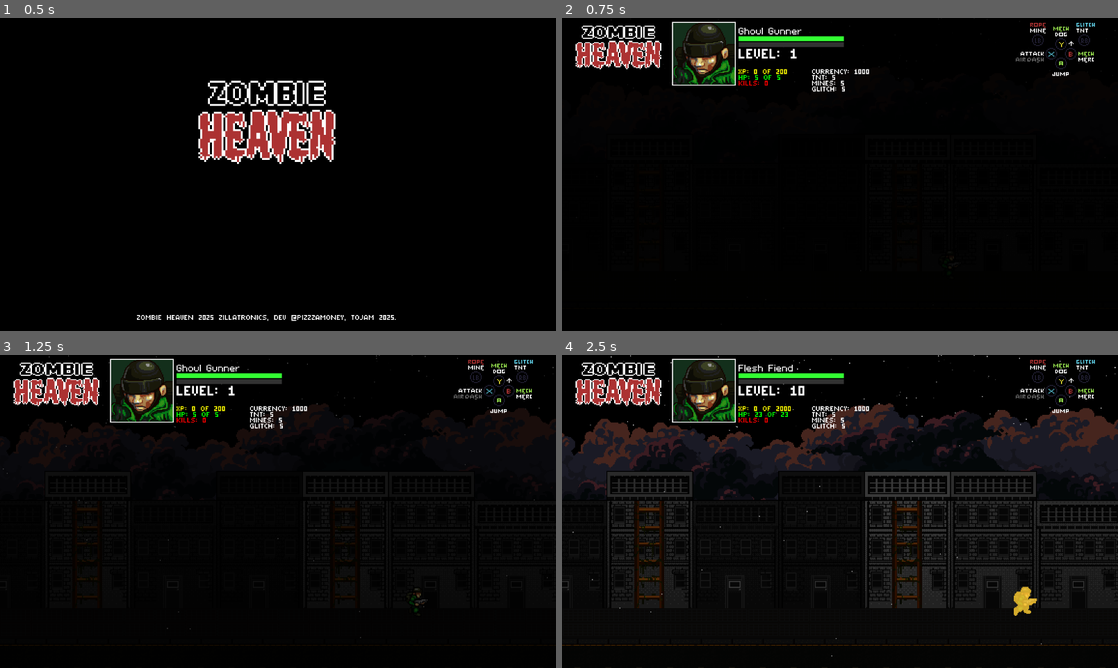
Above: before the commit, frames 1-4 (two rows, left to right).
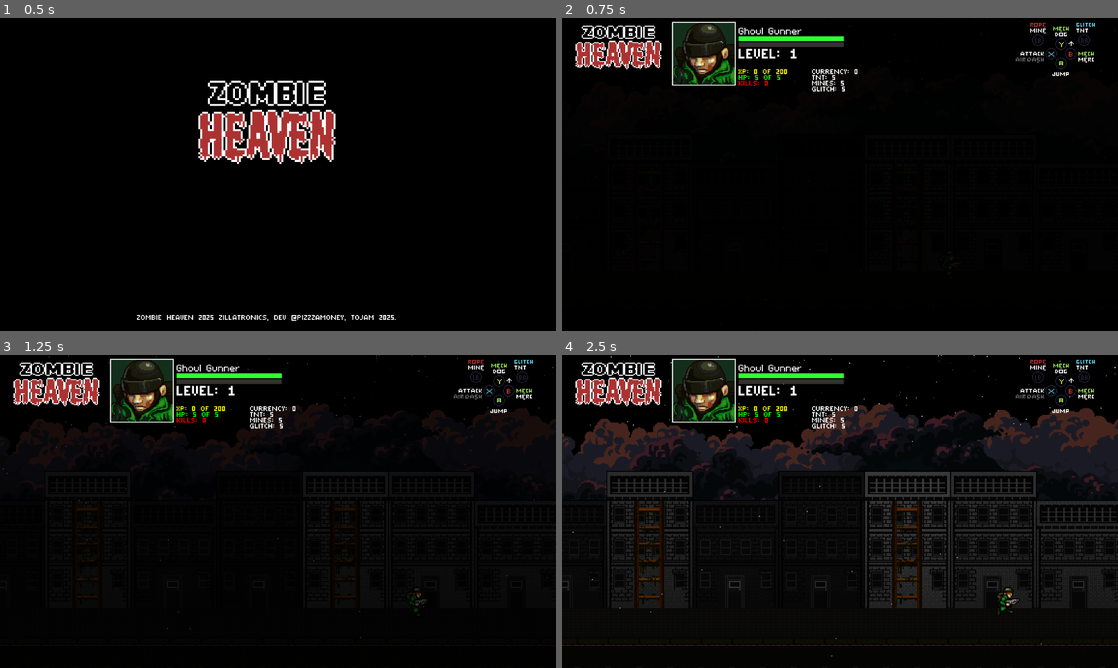
Above: after the commit, the same moments.

Repository: Tekknobot/ZombieSlug
Game: Godot game, scene res://Scenes/Titlescreen.tscn
The game is run twice, just before and just after one commit, with the same random seed, the same clock (stepped at 60 frames per second) and the same inputs.
Inputs:
- Up to frame 1 (0.5 s): no input
- Up to frame 2 (0.75 s): tap Enter (ui_accept) at 0.5 s; hold Right (ui_right) from 0.53 s (still down)
- Up to frame 3 (1.25 s): keep holding Right (ui_right); tap Enter (ui_accept) at 0.77 s
- Up to frame 4 (2.5 s): release Right (ui_right) at 1.28 s; hold Down (ui_down) 1.28-2.03 s; tap Enter (ui_accept) at 1.52 s; hold Right (ui_right) from 2.03 s (still down)

Frame 1 is identical in both runs. In frame 2, less than 0.1% of the frame differs, in the area x 52-56%, y 16-18%; in frame 3, less than 0.1%; in frame 4, 0.6%, in the area x 31-86%, y 3-84%.

Commit message:
Work on OPEN sign.

Diff:
--- a/Scripts/playerstats.gd
+++ b/Scripts/playerstats.gd
@@ -28,7 +28,7 @@
 signal mines_changed(new_mines: int)
 signal shocks_changed(new_shocks: int)
 
-var currency = 1000
+var currency = 0
 
 func _ready() -> void:
 	# Initialize default values
--- a/Scripts/soldier.gd
+++ b/Scripts/soldier.gd
@@ -223,7 +223,7 @@
 	shock_effect.visible = false
 
 	await get_tree().create_timer(1).timeout
-	Playerstats.set_level(10)
+	Playerstats.set_level(1)
 
 func _physics_process(delta: float) -> void:
 	if is_dead:
--- a/UI/shop_ui.gd
+++ b/UI/shop_ui.gd
@@ -82,13 +82,13 @@
 
 
 func update_currency_label():
-	currency_label.text = "Currency: " + str(Playerstats.currency)
+	currency_label.text = "$ " + str(Playerstats.currency)
 	if font:
 		currency_label.add_theme_font_override("font", font)
 		currency_label.add_theme_constant_override("font_size", font_size)
 
 func update_shop_label():
-	shop_label.text = "UPGRADE MERCHANT"
+	shop_label.text = "MERCHANT"
 	if font:
 		shop_label.add_theme_font_override("font", font)
 		shop_label.add_theme_constant_override("font_size", font_size)
@@ -161,6 +161,7 @@
 		if is_instance_valid(desc):
 			desc.modulate = Color(1,1,1)
 		populate_upgrades()
+		$AudioStreamPlayer2D.play()
 	else:
 		# flash description red
 		if is_instance_valid(desc):
--- a/UI/shop_ui.tscn
+++ b/UI/shop_ui.tscn
@@ -1,7 +1,8 @@
-[gd_scene load_steps=4 format=3 uid="uid://mmhaqmvnwmyf"]
+[gd_scene load_steps=5 format=3 uid="uid://mmhaqmvnwmyf"]
 
 [ext_resource type="Script" path="res://UI/shop_ui.gd" id="1_hfpgg"]
 [ext_resource type="FontFile" uid="uid://dgugahs6bc7so" path="res://Fonts/magofonts/mago3.ttf" id="2_w8yy6"]
+[ext_resource type="AudioStream" uid="uid://dd3fvdqcwatv3" path="res://Audio/SFX/pickupCoin.wav" id="3_283g3"]
 
 [sub_resource type="StyleBoxFlat" id="StyleBoxFlat_06x2b"]
 bg_color = Color(0.0676867, 0.0670771, 0.0618145, 1)
@@ -16,10 +17,10 @@
 font_size = 64
 
 [node name="Panel" type="Panel" parent="."]
-offset_left = 410.0
-offset_top = 189.0
-offset_right = 450.0
-offset_bottom = 229.0
+offset_left = 411.0
+offset_top = 211.0
+offset_right = 451.0
+offset_bottom = 251.0
 theme_override_styles/panel = SubResource("StyleBoxFlat_06x2b")
 
 [node name="VBoxContainer" type="VBoxContainer" parent="Panel"]
@@ -31,12 +32,17 @@
 
 [node name="ShopName" type="Label" parent="Panel/VBoxContainer"]
 layout_mode = 2
+theme_override_font_sizes/font_size = 32
 
 [node name="CurrencyLabel" type="Label" parent="Panel/VBoxContainer"]
 layout_mode = 2
+theme_override_font_sizes/font_size = 32
 
 [node name="Control" type="Control" parent="Panel/VBoxContainer"]
 layout_mode = 2
 
 [node name="UpgradesContainer" type="VBoxContainer" parent="Panel/VBoxContainer"]
 layout_mode = 2
+
+[node name="AudioStreamPlayer2D" type="AudioStreamPlayer2D" parent="."]
+stream = ExtResource("3_283g3")
Not shown, added: Audio/SFX/pickupCoin.wav.import
Not shown, added: Audio/SFX/pickupCoin.wav
